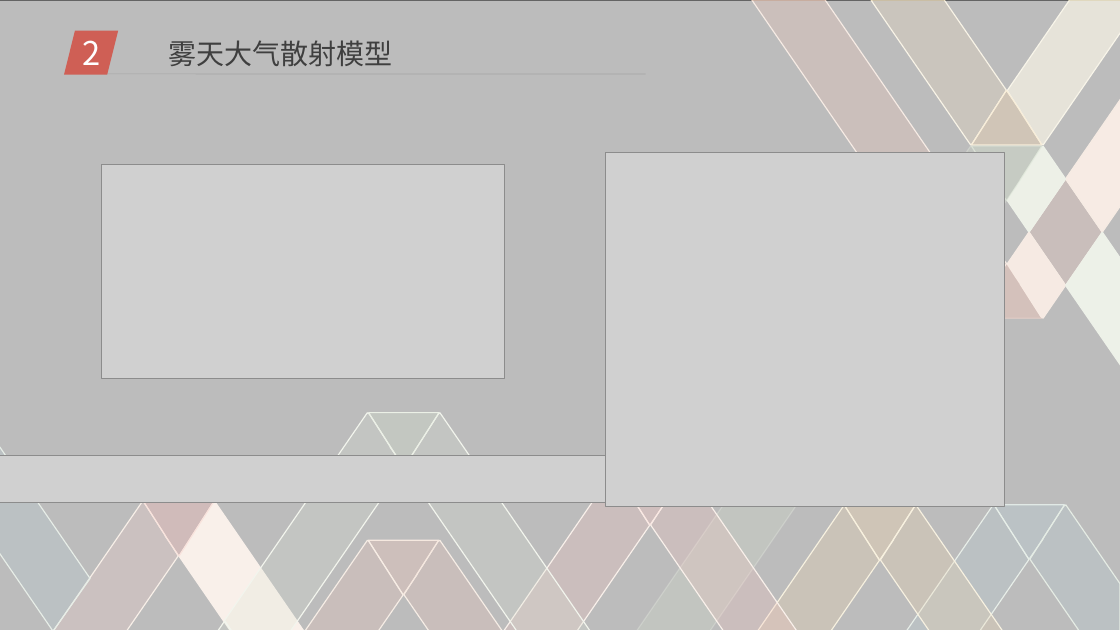
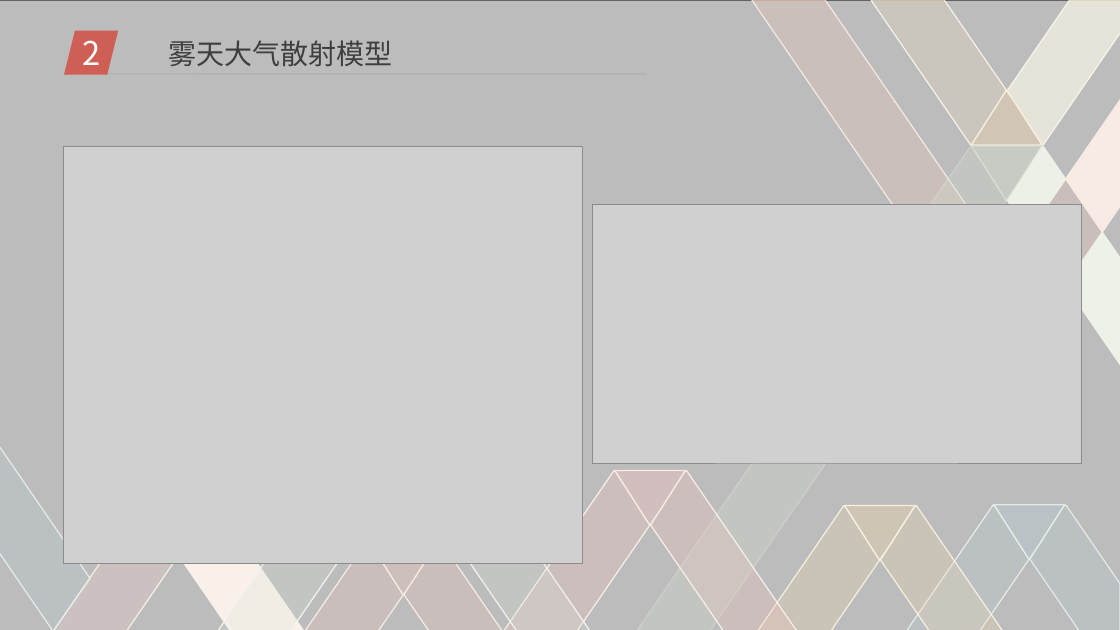
Before and after one commit to DigitalMedia2017-20/Mid-term, a slide deck: slide 5 of pre.ppt (slide 6 before the commit). Drawn at 1120x630 pixels with LibreOffice and Linux fonts; fonts in the diff are those of the drawing; grey boxes stand for pictures; background and template pictures are left out. Boxes give left, top, right and bottom in pixels: in the first picture for what was removed or moved away, otherwise in the second. Text is boxed around its words. In the diff, an @@ line names an element or a change of style, - is before the commit and + after.

```diff
--- a/pre.ppt
+++ b/pre.ppt
@@ picture: place and size @@
-picture at box(102, 165, 505, 378)
+picture at box(64, 146, 583, 563)
@@ picture: place and size @@
-picture at box(605, 152, 1004, 506)
+picture at box(593, 204, 1081, 463)
@@ freeform shape removed at box(1007, 232, 1065, 317) @@
@@ freeform shape removed at box(971, 264, 1042, 318) @@
@@ freeform shape removed at box(369, 412, 439, 467) @@
@@ picture removed at box(0, 455, 675, 503) @@
@@ freeform shape removed at box(144, 501, 214, 556) @@
```
Also in this commit, not shown: 9 other slides changed, 3 slides added.
